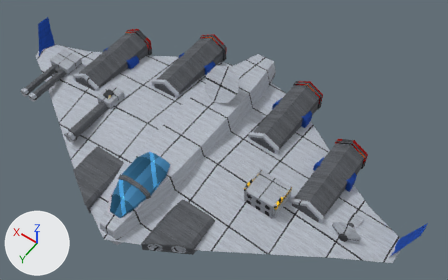
The Blender file tools/lowforge/models/lammergeier.blend as it was, and as the next commit left it.
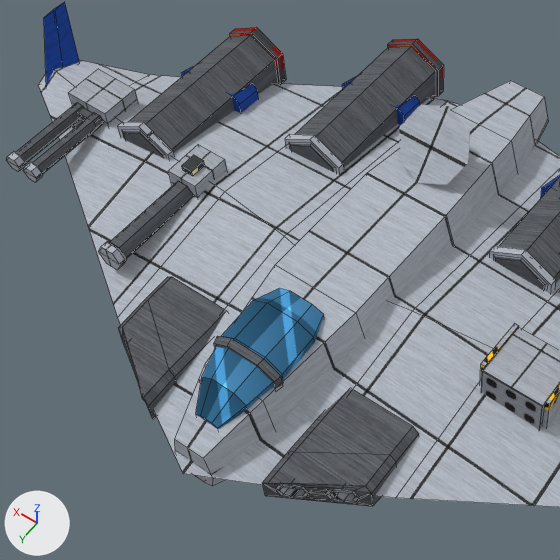
Old and new are each drawn whole from a 50 mm lens placed at (-80.3, 104.1, 161.0), pointed at (-8.7, 3.9, 3.5) and again close up on the part from 4% to 63% of the width and 6% to 100% of the height. The lights are fixed; the arrows at lower left show +X, +Y and +Z. The older version's two pictures come first. The close-ups show mesh edges as thin lines.

The first close-up shows 'barrel', 'body', 'booster.001', 'booster.002', 'booster.003', 'canopy', 'contractor_dish', 'drone_pod', 'drone_pod.002', 'drone_pod.003', 'drone_tube', 'drone_tube.001', 'rack', 'receiver.001', 'wing' and 25 more.
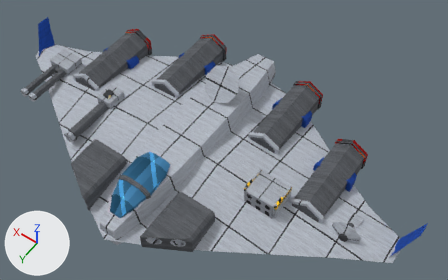
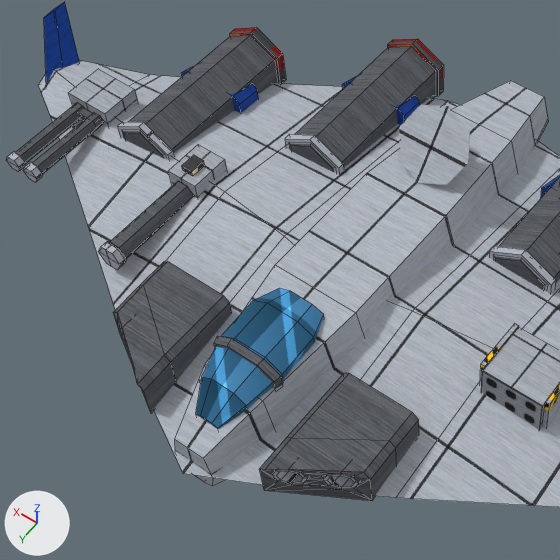
Where the change shows, as pixel boxes (x1, y1, x2, y2) in the close-ups (560 x 560 px; the box of a moved part takes in the faces that stretch with it):
'drone_pod', reshaped (9% taller): before (263, 389, 419, 505); after (260, 373, 419, 500)
'drone_pod.003', reshaped: before (118, 277, 225, 419); after (114, 261, 232, 413)
'drone_pod.002', reshaped (38% taller): before (263, 483, 373, 506); after (260, 469, 372, 501)
'drone_tube.001', moved: before (325, 488, 360, 503); after (323, 474, 359, 489)
'drone_tube', moved: before (275, 484, 310, 498); after (272, 470, 307, 485)
part 4 of me_drone_pod_002, moved or reshaped: before (271, 495, 370, 506); after (265, 481, 372, 501)
part 5 of me_drone_pod_002, moved or reshaped: before (302, 484, 373, 506); after (313, 471, 372, 500)
part 6 of me_drone_pod_002, moved or reshaped: before (263, 483, 280, 496); after (260, 469, 278, 490)
part 7 of me_drone_pod_002, moved or reshaped: before (295, 484, 342, 503); after (292, 470, 339, 489)

What the commit changed:
me_drone_pod is used by ob_drone_pod; location (0.0, 0.0, 0.0).
me_drone_pod had 18 vertices, 12 faces and spanned x -23.5..-10.5, y 29.1..47.3, z -3.3..3.3.
me_drone_pod now has 18 vertices, 12 faces and spans x -23.5..-10.5, y 29.1..47.3, z -0.4..7.0.
me_drone_pod part 1: the whole mesh is rebuilt.
me_drone_tube is used by ob_drone_tube; location (0.0, 0.0, 0.0).
me_drone_tube had 32 vertices, 25 faces and spanned x -16.1..-11.9, y 32.86..46.65, z -1.8..2.4.
me_drone_tube now has 32 vertices, 25 faces and spans x -16.1..-11.9, y 32.86..46.65, z 2.1..6.3.
me_drone_tube part 2: the whole mesh is moved by (0.0, 0.0, 3.9).
me_drone_tube_001 is used by ob_drone_tube_001; location (0.0, 0.0, 0.0).
me_drone_tube_001 had 32 vertices, 25 faces and spanned x -22.1..-17.9, y 29.43..43.23, z -1.8..2.4.
me_drone_tube_001 now has 32 vertices, 25 faces and spans x -22.1..-17.9, y 29.43..43.23, z 2.1..6.3.
me_drone_tube_001 part 3: the whole mesh is moved by (0.0, 0.0, 3.9).
me_drone_pod_002 is used by ob_drone_pod_002; location (0.0, 0.0, 0.0).
me_drone_pod_002 had 22 vertices, 24 faces and spanned x -23.5..-10.5, y 40.03..47.35, z -2.0..2.6.
me_drone_pod_002 now has 22 vertices, 24 faces and spans x -23.5..-10.5, y 40.03..47.35, z -0.4..6.4.
me_drone_pod_002 part 4: all 2 vertices in x -23.5..-10.5, y 40.03..47.35, z -2.0 are moved by (0.0, 0.0, 1.6).
me_drone_pod_002 part 5: all 2 vertices in x -23.5..-22.46, y 40.03, z 1.7..2.6 are moved by (0.0, 0.0, 3.8).
me_drone_pod_002 part 6: all 2 vertices in x -11.54..-10.5, y 47.35, z 1.7..2.6 are moved by (0.0, 0.0, 3.8).
me_drone_pod_002 part 7: all 16 vertices in x -22.1..-11.9, y 40.83..46.65, z -1.8..2.4 are moved by (0.0, 0.0, 3.9).
me_drone_pod_003 is used by ob_drone_pod_003; location (0.0, 0.0, 0.0).
me_drone_pod_003 had 18 vertices, 12 faces and spanned x 10.5..23.5, y 29.1..47.3, z -3.3..3.3.
me_drone_pod_003 now has 18 vertices, 12 faces and spans x 10.5..23.5, y 29.1..47.3, z -0.4..7.0.
me_drone_pod_003 part 8: the whole mesh is rebuilt.
